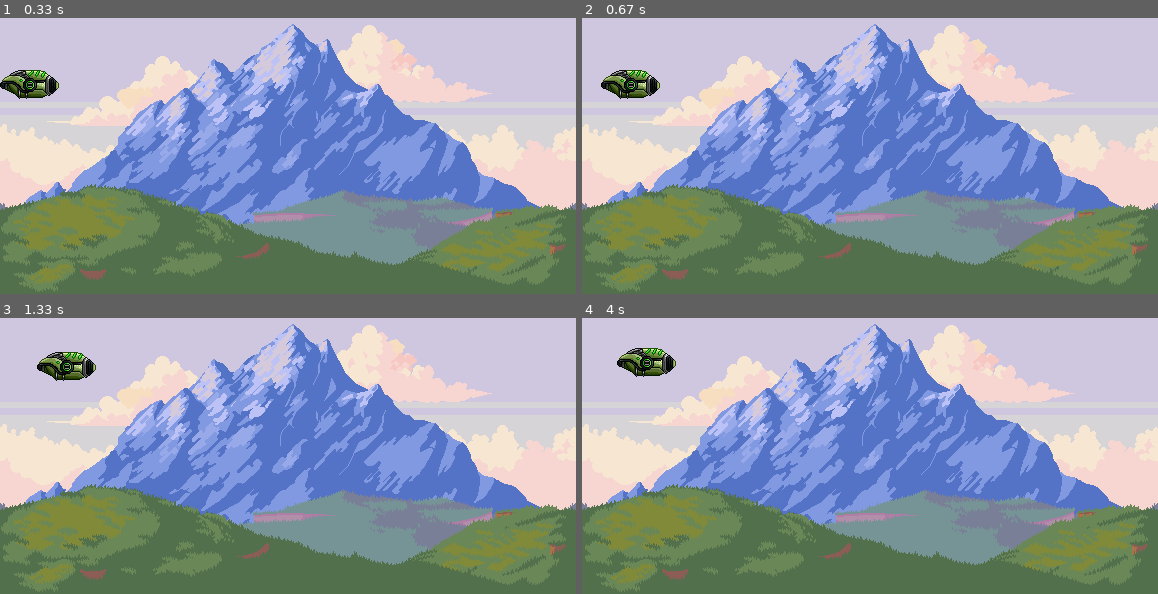
Above: before the commit, frames 1-4 (two rows, left to right).
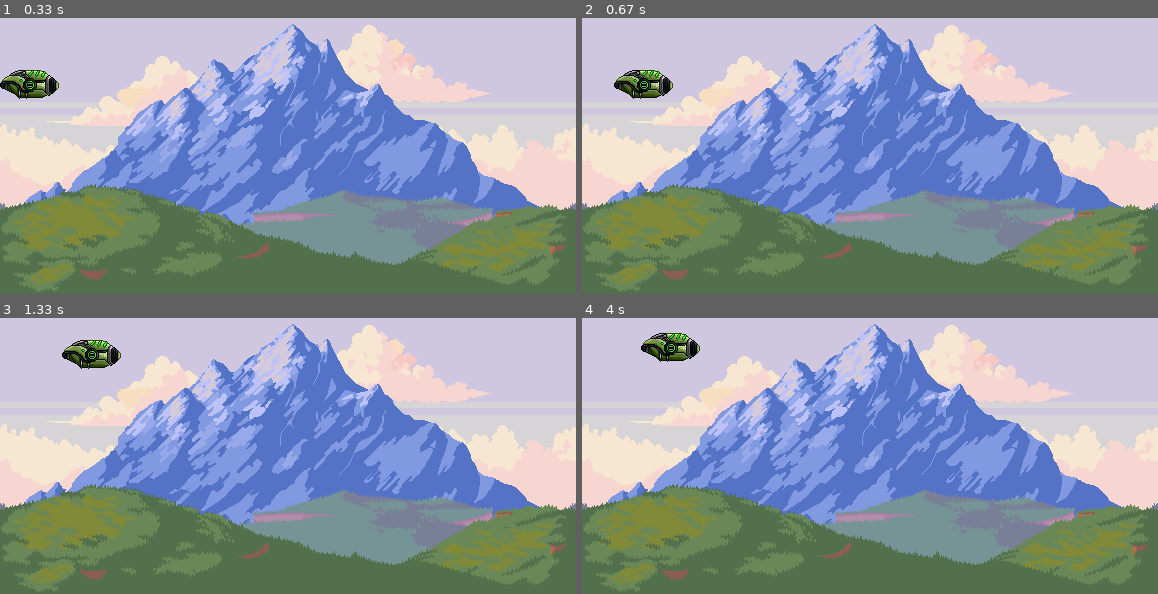
Above: after the commit, the same moments.

Repository: RennanBaccili/PyGameProject
Game: pygame game, started from legacy/main_legacy.py
Two runs of this game, one before a commit and one after it. Both use one fixed random seed, a clock stepped at 60 frames per second and the inputs below.
Inputs:
- Up to frame 1 (0.33 s): no input
- Up to frame 2 (0.67 s): hold D from 0.33 s (still down)
- Up to frame 3 (1.33 s): release D at 0.8 s; hold W 0.83-1.13 s; hold D from 1.17 s (still down)
- Up to frame 4 (4 s): release D at 1.63 s; hold A 1.67-2.2 s; hold S 2.23-2.53 s; hold A 2.57-2.97 s; hold W 3-3.37 s; hold D from 3.4 s (still down)

Frame 1 is identical in both runs. In frame 2, 0.9% of the frame differs, in the area x 3-16%, y 18-30%; in frame 3, 1.4%; in frame 4, 1.4%, in the area x 6-21%, y 5-22%.

Commit message:
sistema legacy

Diff:
--- a/main.py
+++ b/legacy/main_legacy.py
@@ -1,3 +1,8 @@
+# sites
+# https://craftpix.net/freebies/
+# https://freesound.org/
+# crtl alt l
+
 # Example file showing a basic pygame "game loop"
 import pygame
 from pygame import Surface, Rect
@@ -13,8 +18,8 @@
 window: Surface = pygame.display.set_mode((W_BACK, H_BACK))
 
 # carregar imagem e gerar uma superficie Surface
-bg_surf: Surface = pygame.image.load("./asset/bg.png").convert_alpha()
-player1: Surface = pygame.image.load("./asset/player1.png").convert_alpha()
+bg_surf: Surface = pygame.image.load("../asset/bg.png").convert_alpha()
+player1: Surface = pygame.image.load("../asset/player1.png").convert_alpha()
 
 # obter rertangulo a patir da superficie, para movimentala
 bg_rect: Rect = bg_surf.get_rect(left=0, top=0)
@@ -32,9 +37,15 @@
 # Colocar um relógio no jogo
 clock = pygame.time.Clock()
 
+# Carrregar musica e deixar ela tocando
+pygame.mixer_music.load('../asset/fase1.mp3')
+pygame.mixer_music.play(-1)
+pygame.mixer_music.set_volume(0.15)
+
 print('loop start')
 while True:
-    clock.tick(60)
+    clock.tick(100)
+    print(f'{clock.get_fps(): .0f}')
     # esse loop está acontecendo 30 vezes por segundo
     window.blit(source=bg_surf, dest=bg_rect)
     window.blit(source=player1, dest=player1_rect)
